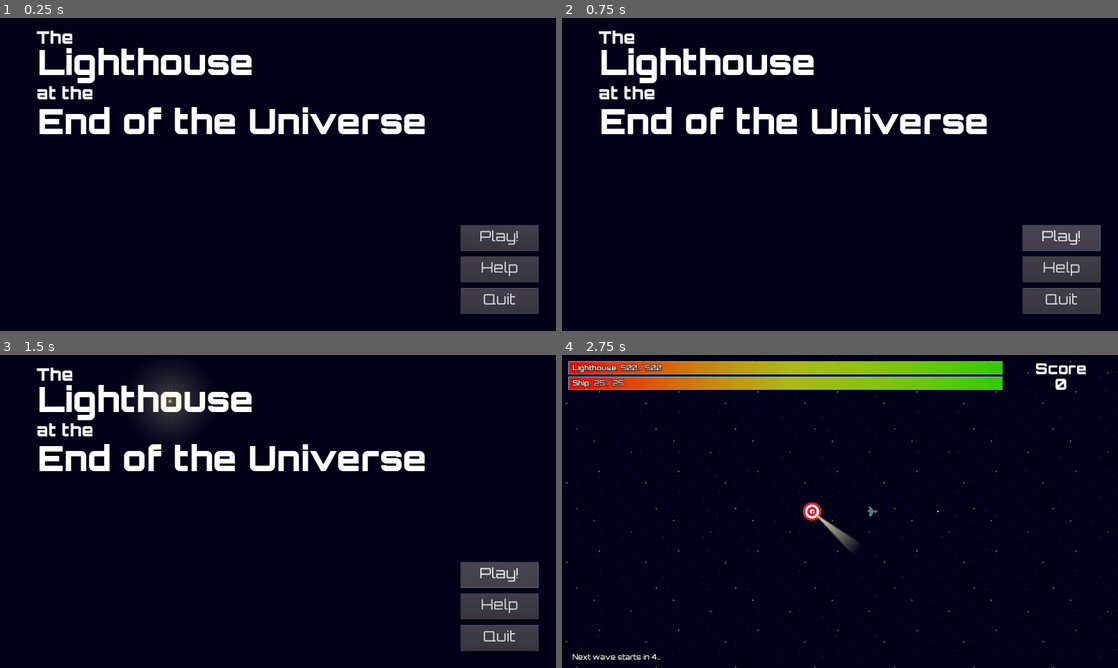
Above: before the commit, frames 1-4 (two rows, left to right).
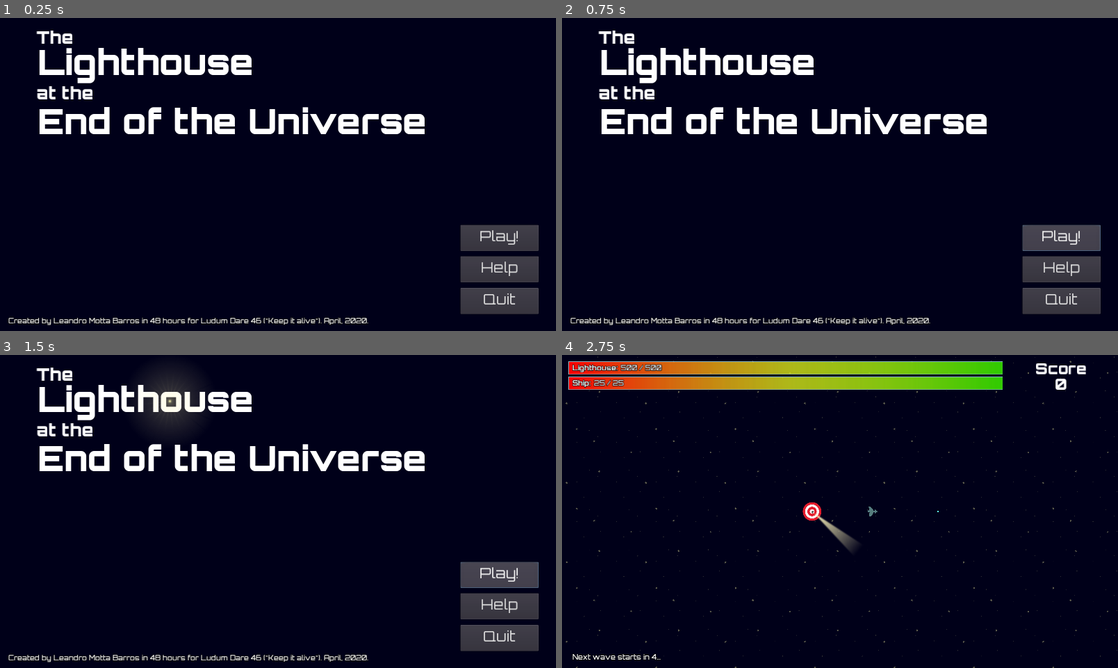
Above: after the commit, the same moments.

Repository: lmbarros/LD46-TheLighthouseAtTheEndOfTheUniverse
Game: Godot game, scene res://screens/TitleScreen.tscn
The game is run twice, just before and just after one commit, with the same random seed, the same clock (stepped at 60 frames per second) and the same inputs.
Inputs:
- Up to frame 1 (0.25 s): no input
- Up to frame 2 (0.75 s): click "Play!" at 0.5 s
- Up to frame 3 (1.5 s): click "Play!" at 1.25 s
- Up to frame 4 (2.75 s): tap Enter at 2 s; hold Right (moveRight) from 2.03 s (still down); tap Ctrl (fire) at 2.1 s

The runs differ from the first frame. In frame 1, 0.7% of the frame differs, in the area x 1-67%, y 95-99%; in frame 2, 0.7%; in frame 3, 0.7%; in frame 4, nothing differs.

Commit message:
Added the "made by" line

Diff:
--- a/src/screens/TitleScreen.tscn
+++ b/src/screens/TitleScreen.tscn
@@ -1,10 +1,11 @@
-[gd_scene load_steps=7 format=2]
+[gd_scene load_steps=8 format=2]
 
 [ext_resource path="res://fonts/GameTitleLargeFont.tres" type="DynamicFont" id=1]
 [ext_resource path="res://fonts/GameTitleSmallFont.tres" type="DynamicFont" id=2]
 [ext_resource path="res://screens/TitleScreen.gd" type="Script" id=3]
 [ext_resource path="res://characters/lighthouse-light.png" type="Texture" id=4]
 [ext_resource path="res://fonts/GUIFont.tres" type="DynamicFont" id=5]
+[ext_resource path="res://fonts/HUDValueFont.tres" type="DynamicFont" id=6]
 
 [sub_resource type="Animation" id=1]
 resource_name = "Lighthouse"
@@ -293,6 +294,17 @@
 __meta__ = {
 "_edit_use_anchors_": false
 }
+
+[node name="MadeBy" type="Label" parent="."]
+margin_left = 19.0
+margin_top = 690.0
+margin_right = 847.0
+margin_bottom = 706.0
+custom_fonts/font = ExtResource( 6 )
+text = "Created by Leandro Motta Barros in 48 hours for Ludum Dare 46 (\"Keep it alive\"). April, 2020."
+__meta__ = {
+"_edit_use_anchors_": false
+}
 [connection signal="pressed" from="PlayBtn" to="." method="_onPlayBtnPressed"]
 [connection signal="pressed" from="HelpBtn" to="." method="_onHelpBtnPressed"]
 [connection signal="pressed" from="QuitBtn" to="." method="_onQuitBtnPressed"]
